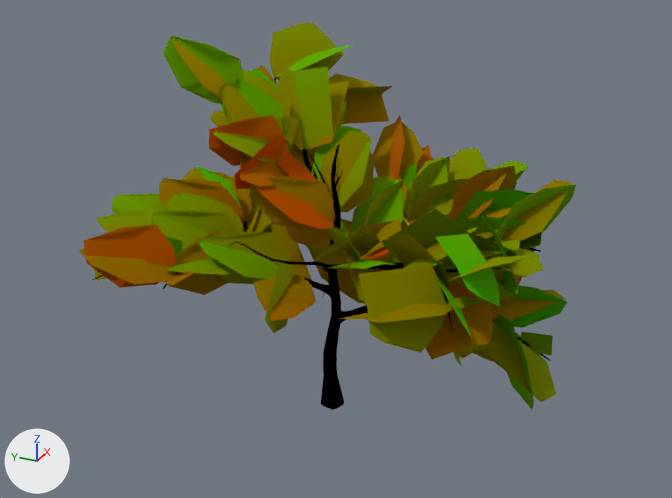
Two versions of the glTF model Meshes/Trees/Tree_small_1.glb, one commit apart.
The view is the same before and after, from a 50 mm lens placed at (-23.7, -10.7, 16.8), pointed at (0.2, 0.0, 4.8). The lights are fixed; the arrows at lower left show +X, +Y and +Z. Objects named as collision shapes, trigger or cutter boxes, shadow casters or lower levels of detail are left out.

The first picture shows 'Tree small 1'.
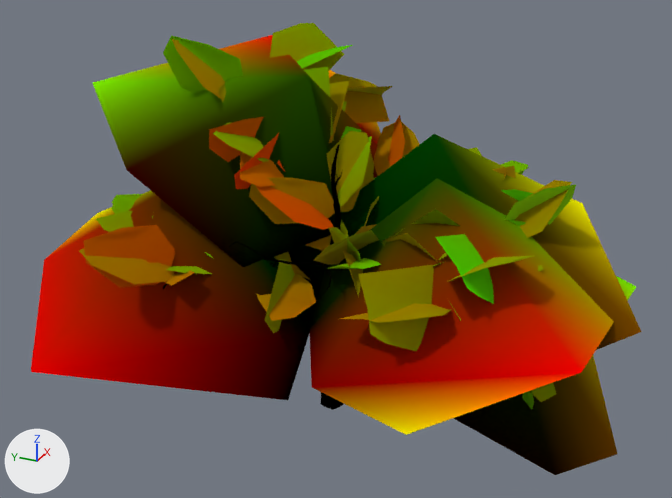
The change, as a diff of the scene's bpy script:
```diff
--- a/Meshes/Trees/Tree_small_1.glb.py
+++ b/Meshes/Trees/Tree_small_1.glb.py
@@ mat_tree_branch @@
 n3.operation = 'LESS_THAN'
-n4 = _N.new('ShaderNodeMix'); n4.name = 'Mix'
-n4.data_type = 'RGBA'
-n4.blend_type = 'MULTIPLY'
-n4.inputs[0].default_value = 1.0  # 'Factor'
-n4.inputs[7].default_value = (0.8, 0.8, 0.8, 1.0)  # 'B', white #e7e7e7
 n5 = _N.new('ShaderNodeVertexColor'); n5.name = 'Color Attribute'
@@ mat_tree_branch @@
 n0 = _N.new('ShaderNodeBsdfPrincipled'); n0.name = 'Principled BSDF'
 _L.new(n3.outputs[0], n2.inputs[1])  # 'Value' to 'Value'
-_L.new(n4.outputs[2], n0.inputs[0])  # 'Result' to 'Base Color'
-_L.new(n5.outputs[0], n4.inputs[6])  # 'Color' to 'A'
 _L.new(n5.outputs[1], n3.inputs[0])  # 'Alpha' to 'Value'
+_L.new(n5.outputs[0], n0.inputs[0])  # 'Color' to 'Base Color'
@@ mat_tree_branch_lod @@
+mat_tree_branch_lod = bpy.data.materials.new('Tree branch lod')
+# nodes: BsdfPrincipled, Math, OutputMaterial, VertexColor
@@ me_tree_024 @@
+me_tree_024.from_pydata(...)  # 261 vertices, 401 faces; spans x -8.2..9.0, y -9.3..9.7, z -0.7..9.9
+# faces by material slot: [361, 40]
+me_tree_024.materials.append(mat_bark)
+me_tree_024.materials.append(mat_tree_branch_lod)
@@ ob_tree_small_1_lod1 @@
+ob_tree_small_1_lod1 = bpy.data.objects.new('Tree small 1 LOD1', me_tree_024)
+ob_tree_small_1_lod1.location = (0.0, 0.0, 0.0)
```

Location of each change, (x1, y1, x2, y2) in pixels of the pictures (672 x 498 px):
'Tree small 1 LOD1', added: after (31, 35, 641, 475)
    faces in mat_tree_branch_lod: (31, 35, 641, 475)
    faces in mat_bark: (312, 159, 342, 408)
'Tree small 1', recoloured: (79, 32, 576, 409) in both
